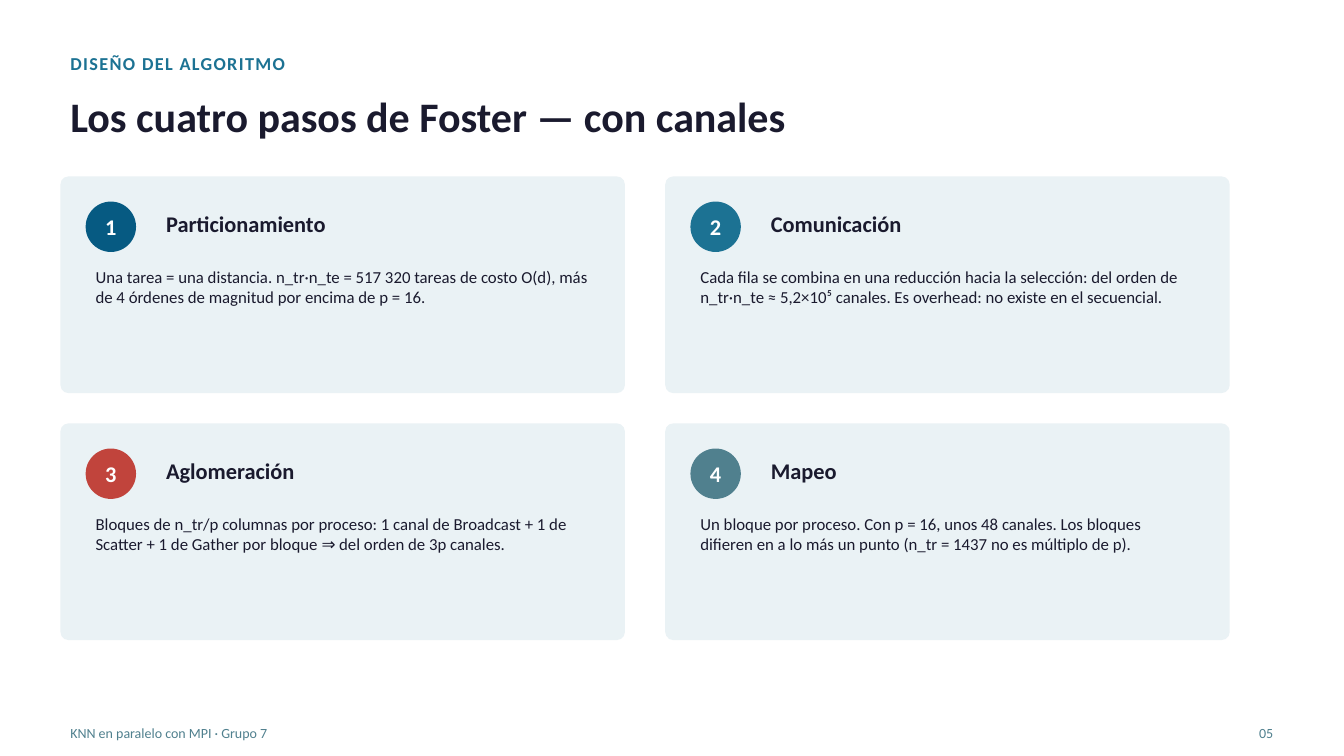
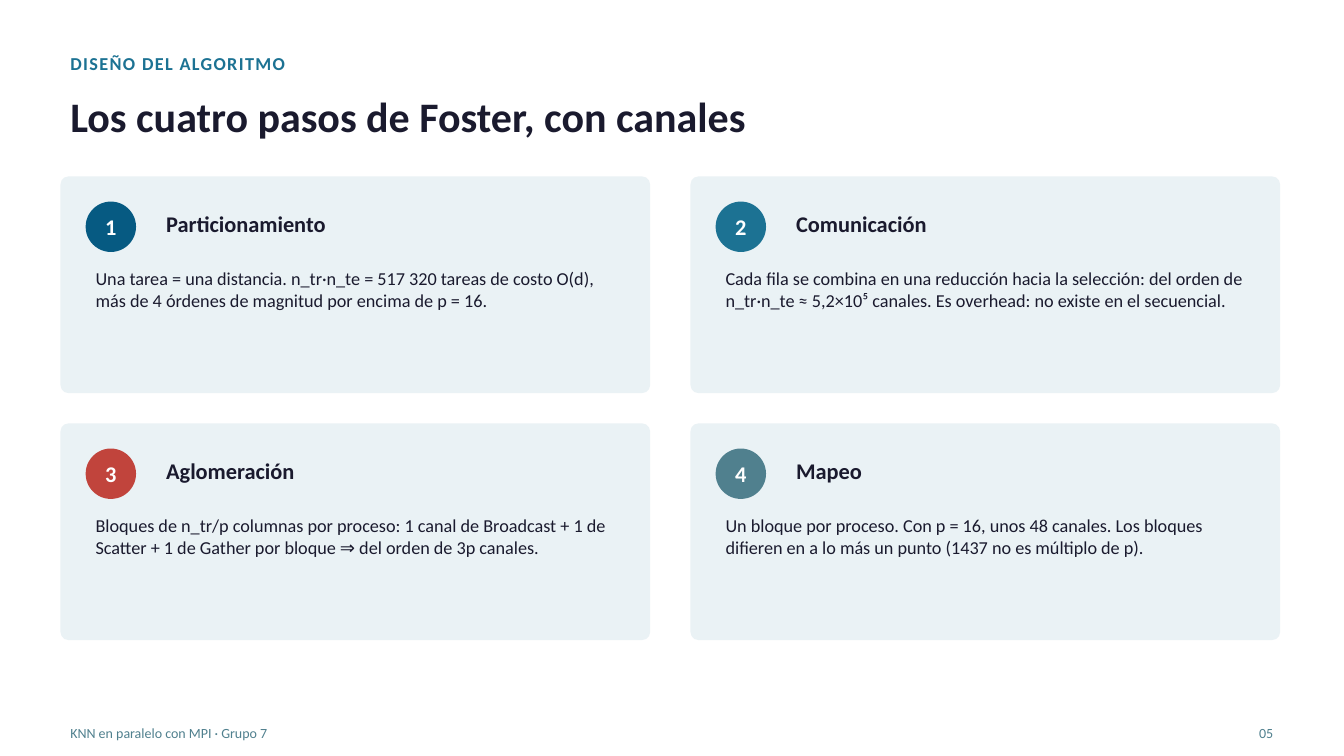
Before and after one commit to LuisIZ/Proyecto_CPD, a slide deck: slide 5 of docs/presentation/Presentacion-Entrega-Final.pptx. Drawn at 1344x756 pixels with LibreOffice and Linux fonts; fonts in the diff are those of the drawing. Boxes give left, top, right and bottom in pixels: in the first picture for what was removed or moved away, otherwise in the second. Text is boxed around its words. In the diff, an @@ line names an element or a change of style, - is before the commit and + after.

```diff
--- a/docs/presentation/Presentacion-Entrega-Final.pptx
+++ b/docs/presentation/Presentacion-Entrega-Final.pptx
@@ text at (70,102,745,139): text changed @@
-Los cuatro pasos de Foster — con canales
+Los cuatro pasos de Foster, con canales
@@ rounded rectangle: place and size @@
-rounded rectangle at (60,176,625,393)
+rounded rectangle at (60,176,650,393)
@@ rounded rectangle: place and size @@
-rounded rectangle at (665,176,1230,393)
+rounded rectangle at (691,176,1280,393)
@@ text "Comunicación": place and size @@
-text "Comunicación" at (771,216,901,232)
+text "Comunicación" at (796,216,926,232)
@@ size 12 to 13 pt in 3 elements at (96,272,594,310), (96,519,606,557), (726,272,1243,310) @@
@@ text "Cada fila se combina en ...": place and size @@
-text "Cada fila se combina en ..." at (700,271,1177,306)
+text "Cada fila se combina en ..." at (726,272,1243,310)
@@ rounded rectangle: place and size @@
-rounded rectangle at (60,423,625,640)
+rounded rectangle at (60,423,650,640)
@@ rounded rectangle: place and size @@
-rounded rectangle at (665,423,1230,640)
+rounded rectangle at (691,423,1280,640)
@@ 2 texts, 2 ellipses: place and size @@
-2 texts, 2 ellipses at (691,202,741,499)
+2 texts, 2 ellipses at (716,202,766,499)
@@ text "Mapeo": place and size @@
-text "Mapeo" at (771,464,837,483)
+text "Mapeo" at (796,464,862,483)
@@ text at (726,519,1202,557): text changed; size 12 to 13 pt @@
-Un bloque por proceso. Con p = 16, unos 48 canales. Los bloques difieren en a lo más un punto (n_tr = 1437 no es múltiplo de p).
+Un bloque por proceso. Con p = 16, unos 48 canales. Los bloques difieren en a lo más un punto (1437 no es múltiplo de p).
```
Also in this commit, not shown: 12 other slides changed, 7 slides added, 2 slides removed, 2 other files.
